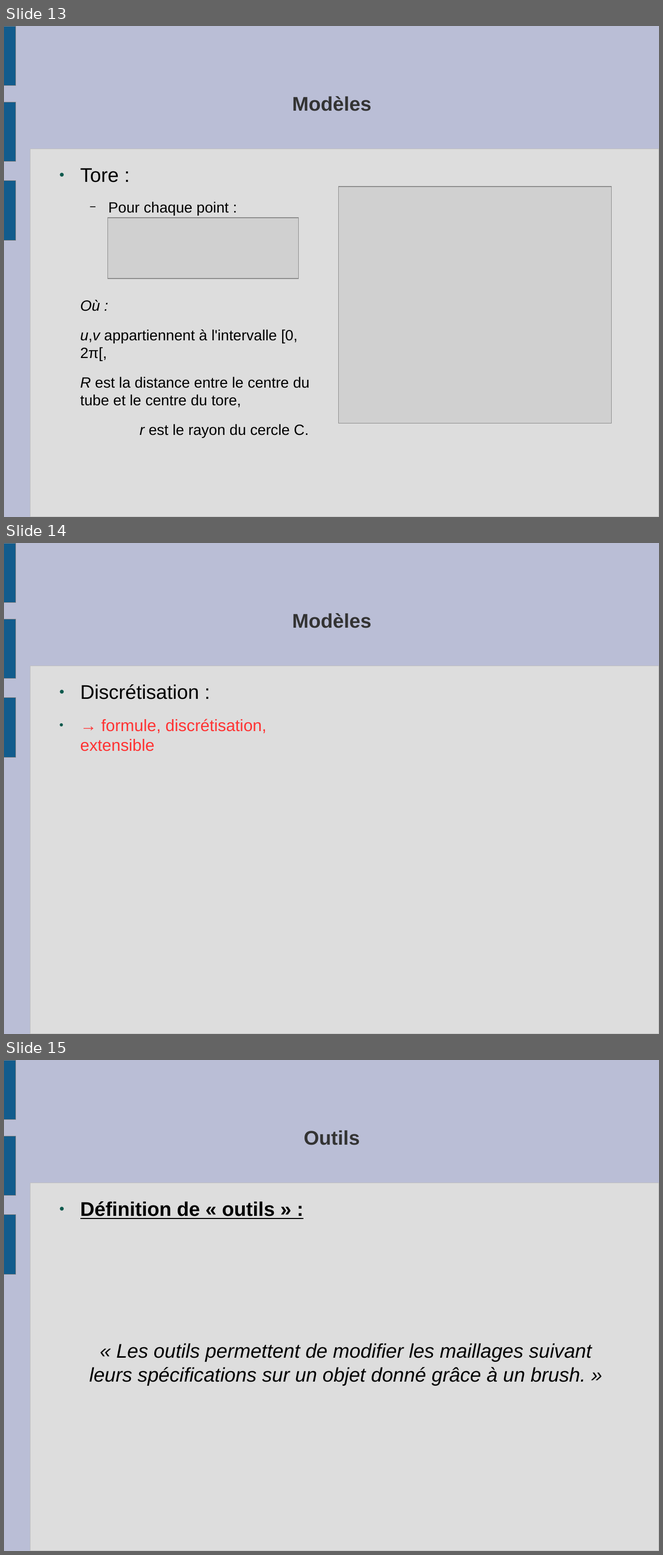
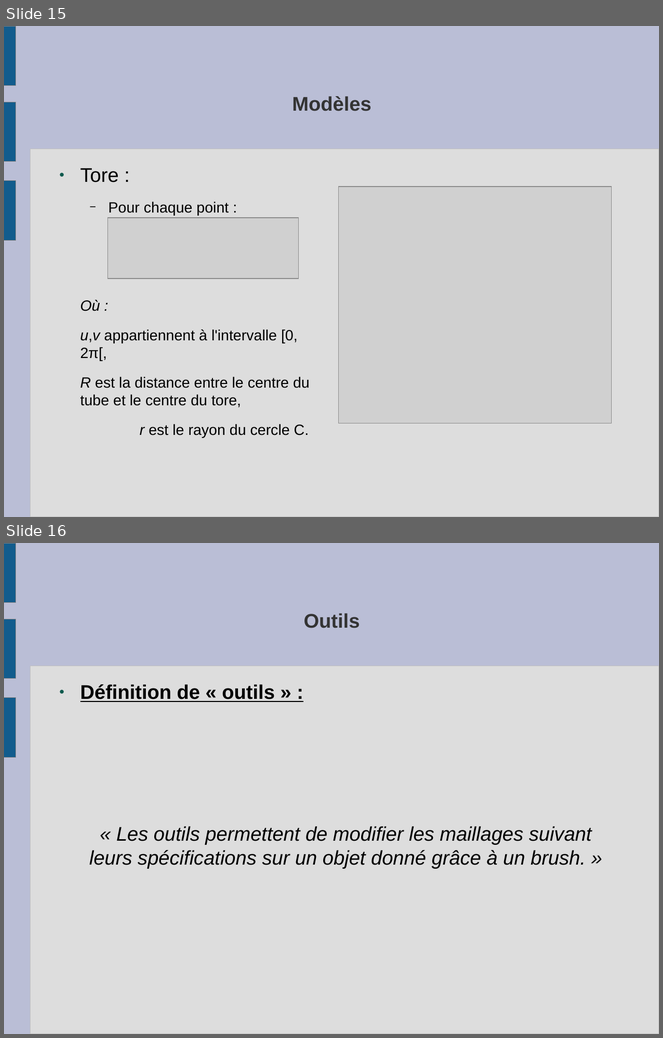
Before and after one commit to slvrgauthier/OpenSculpt, a slide deck: Documentation/Soutenance.odp. Shown one above the other, each under a label of ours: slides 13, 14 and 15 before the commit, slides 15 and 16 after it. The pictures are 663x1555 and 663x1038 pixels, drawn with LibreOffice and Linux fonts; fonts in the diff are those of the drawing; grey boxes stand for pictures. Boxes give left, top, right and bottom in pixels: in the first picture for what was removed or moved away, otherwise in the second. Text is boxed around its words. In the diff, an @@ line names an element or a change of style, - is before the commit and + after.

```diff
--- a/Documentation/Soutenance.odp
+++ b/Documentation/Soutenance.odp
@@ slide 14 removed at (4,543,659,1034), background #BABED6; not listed: 4 template elements that a slide beside it also shows @@
@@ title removed at (292,613,371,628) @@
-Modèles
@@ text removed at (80,684,267,752) @@
-● Discrétisation :
-● → formule, discrétisation, extensible
@@ what was slide 13 is now slide 15 @@
@@ what was slide 15 is now slide 16 @@
```
Also in this commit, not shown: 5 slides changed, 3 slides added, 1 other file.
